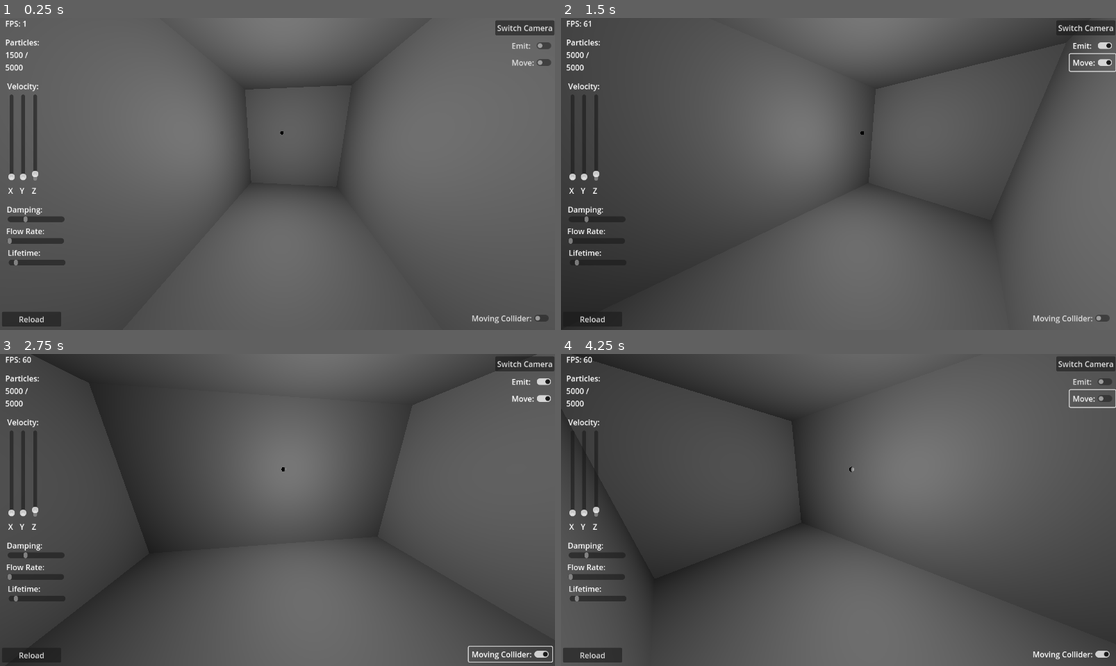
Above: before the commit, frames 1-4 (two rows, left to right).
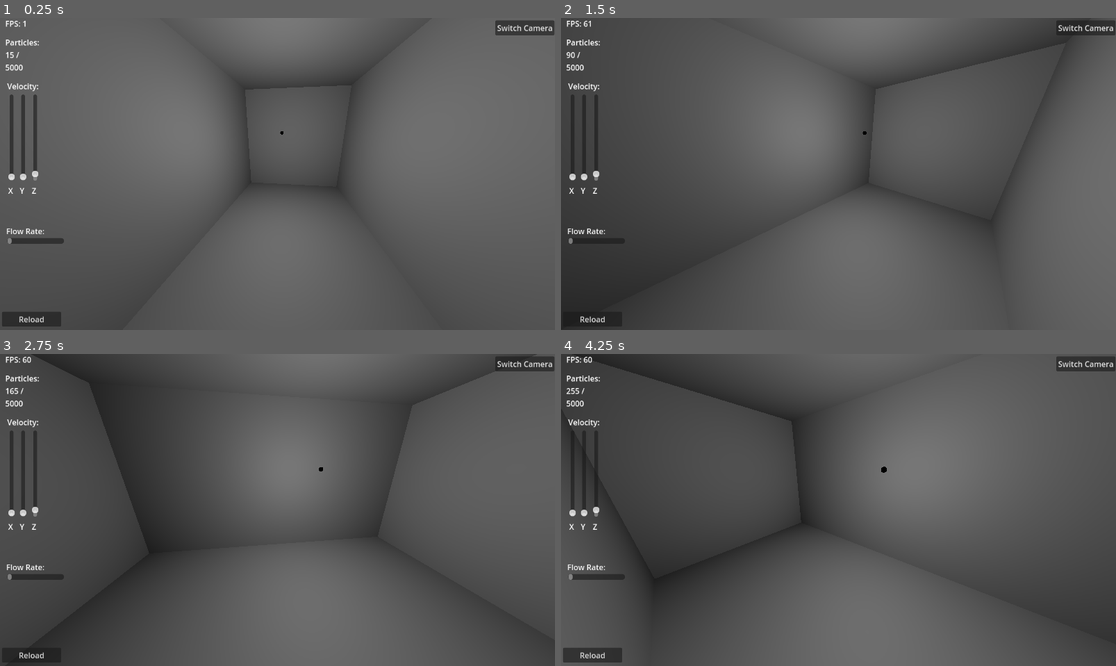
Above: after the commit, the same moments.

Repository: CharlieKnipper/SSFF
Game: Godot game, scene res://main.tscn
The game is run twice, just before and just after one commit, with the same random seed, the same clock (stepped at 60 frames per second) and the same inputs.
Inputs (mouse positions are in pixels of both pictures, inside the frame that each line leads up to):
- Up to frame 1 (0.25 s): no input
- Up to frame 2 (1.5 s): click (1093, 46) at 0.5 s, where only the run before the commit has a clickable "Emit:"; click (1093, 61) at 1.25 s, where only the run before the commit has a clickable "Move:"
- Up to frame 3 (2.75 s): click (510, 653) at 2 s, where only the run before the commit has a clickable "Moving Collider:"
- Up to frame 4 (4.25 s): click (1093, 382) at 2.75 s, where only the run before the commit has a clickable "Emit:"; click (1093, 397) at 3.5 s, where only the run before the commit has a clickable "Move:"

The runs differ from the first frame. In frame 1, 0.8% of the frame differs, in the area x 1-100%, y 7-98%; in frame 2, 0.6%; in frame 3, 0.9%; in frame 4, 1.0%.
Error before the commit: Cannot call method 'texture_create' on a null value. (res://simulator/simulator.gd:165)
Error after the commit: Cannot call method 'texture_create' on a null value. (res://simulator/simulator.gd:168)

Commit message:
Final push

Diff:
--- a/main.tscn
+++ b/main.tscn
@@ -50,12 +50,6 @@
 mesh = SubResource("BoxMesh_0xm2m")
 skeleton = NodePath("../..")
 
-[node name="Wall5" type="MeshInstance3D" parent="Colliders"]
-transform = Transform3D(8.230823, 0, 0, 0, 2.8879578, 0, 0, 0, 0.42112496, 0.3023882, 0.61193085, 0.1805166)
-visible = false
-mesh = SubResource("BoxMesh_0xm2m")
-skeleton = NodePath("../..")
-
 [node name="Wall6" type="MeshInstance3D" parent="Colliders" node_paths=PackedStringArray("controller")]
 transform = Transform3D(1.0813191, 0, 0, 0, 2.9341292, 0, 0, 0, 1.9564394, 0.3023882, 0.61193085, 3.456338)
 visible = false
@@ -104,6 +98,7 @@
 offset_bottom = 40.0
 
 [node name="ToggleEmit" type="CheckButton" parent="UI"]
+visible = false
 layout_mode = 0
 offset_left = 1056.0
 offset_top = 40.0
@@ -112,6 +107,7 @@
 text = "Emit:"
 
 [node name="ToggleMove" type="CheckButton" parent="UI"]
+visible = false
 layout_mode = 0
 offset_left = 1056.0
 offset_top = 75.0
@@ -120,6 +116,7 @@
 text = "Move:"
 
 [node name="ToggleDynamicCollider" type="CheckButton" parent="UI"]
+visible = false
 layout_mode = 0
 offset_left = 973.0
 offset_top = 608.0
@@ -220,6 +217,7 @@
 text = "Z"
 
 [node name="Damping" type="HScrollBar" parent="UI/Parameters"]
+visible = false
 layout_mode = 0
 offset_left = 16.0
 offset_top = 412.0
@@ -257,6 +255,7 @@
 text = "Flow Rate:"
 
 [node name="Lifetime" type="HScrollBar" parent="UI/Parameters"]
+visible = false
 layout_mode = 0
 offset_left = 18.0
 offset_top = 502.0
--- a/simulator/shaders/renderParticles.gdshader
+++ b/simulator/shaders/renderParticles.gdshader
@@ -1,16 +1,14 @@
 shader_type spatial;
-render_mode unshaded, depth_draw_opaque, blend_mix;
+render_mode unshaded, depth_draw_never;
 
 uniform sampler2D vel_texture;
 uniform sampler2D pos_texture;
 uniform int texture_width;
 
-uniform vec4 color : source_color = vec4(0.2, 0.4, 1.0, 1.0);
-
-// const float VELOCITY_THRESHOLD = 20.0; // m/s
-// vec3 velocity_to_color(vec4 v) {
-//     return vec3(v.x*v.x, v.y*v.y, v.z*v.z) / VELOCITY_THRESHOLD;
-// }
+const float VELOCITY_THRESHOLD = 20.0; // m/s
+vec3 velocity_to_color(vec4 v) {
+    return vec3(v.x*v.x, v.y*v.y, v.z*v.z) / VELOCITY_THRESHOLD;
+}
 
 vec2 get_uv_from_id(int id) {
     int x = id % texture_width;
@@ -41,14 +39,60 @@
         VERTEX = pos.xyz;
     }
 
-    POINT_SIZE = 4.0; // Set point size for rendering particles
+    POINT_SIZE = 16.0; // Set point size for rendering particles
 }
 
 void fragment() {
-    if (texture(pos_texture, get_uv_from_id(int(UV.x))).w <= 0.0) {
-        discard; // Do not render dead particles
+    // Sample particle data
+    vec2 uv = get_uv_from_id(int(UV.x));
+    vec4 p = texture(pos_texture, uv);
+    if (p.w <= 0.0) {
+        discard;
+    }
+    vec4 v = texture(vel_texture, uv);
+
+    // POINT_COORD ranges 0..1 over the point sprite — make a circular mask
+    vec2 pc = POINT_COORD - vec2(0.5);
+    float dist = length(pc);
+
+    // Soft circular shape: fully opaque near center, smooth falloff to edge
+    const float INNER_RADIUS = 0.25;
+    const float OUTER_RADIUS = 0.5;
+    float mask = 1.0 - smoothstep(INNER_RADIUS, OUTER_RADIUS, dist);
+    if (mask <= 0.01) {
+        discard; // fully transparent at far edge
     }
 
-    ALBEDO = color.rgb;
-    ALPHA = color.a;
+    // Realistic water base color (slightly blue, mostly transparent)
+    vec3 base_water = vec3(0.04, 0.18, 0.28);
+
+    // Brightness modulated by particle speed for subtle variation
+    float speed = length(v.xyz);
+    float speed_norm = clamp(speed / VELOCITY_THRESHOLD, 0.0, 1.0);
+        float brightness = mix(0.85, 1.05, speed_norm);
+
+    // Slightly brighter, more desaturated center to simulate refraction
+        float center_falloff = pow(mask, 1.6);
+    vec3 center_tint = mix(base_water * 1.05, vec3(0.7, 0.82, 0.95), 0.12);
+    vec3 color = mix(base_water * brightness, center_tint * brightness, center_falloff);
+
+    // Small specular highlight (bright white-ish) near center for wet look
+        float spec = pow(clamp(1.0 - dist / OUTER_RADIUS, 0.0, 1.0), 28.0);
+        vec3 spec_tone = vec3(0.9, 0.95, 1.0);
+        vec3 spec_color = spec_tone * (0.3 + 0.4 * speed_norm) * spec;
+
+    // Top-lit sheen: particles catch light from above — stronger near top of the sprite
+    float top_light = smoothstep(-0.5, -0.05, pc.y); // pc.y is negative at top
+        vec3 top_tint = vec3(0.75, 0.9, 1.0) * 0.12 * top_light;
+
+    // Compose final color with specular and top tint
+    vec3 final_color = color + spec_color + top_tint;
+
+        // Alpha: denser in the center, softer at edges; reduce overall alpha so droplets are more transparent
+        ALBEDO = final_color;
+        ALPHA = clamp(mask * 0.40 + spec * 0.20, 0.0, 1.0);
+
+    // Slight emission to make droplets pop in an unshaded material
+        // Reduced emission to avoid overly white/glowing droplets
+        EMISSION = final_color * (mask * 0.20 + spec * 0.10);
 }
--- a/simulator/simulator.gd
+++ b/simulator/simulator.gd
@@ -4,10 +4,10 @@
 @export var num_particles := 5000
 @export var gravity := Vector3(0, -9.81, 0)
 @export var damping := -0.7
-@export var flow_rate := 100
+@export var flow_rate := 1
 @export var lifetime := 10.0
 @export var mass := 1.0
-@export var viscosity := 0.1
+@export var viscosity := 10.0
 @export var gas_constant := 200.0
 @export var rest_density := 1000.0
 # SPH parameters
@@ -20,6 +20,9 @@
 @export var initial_velocity := Vector3(0.0, 0.0, 1.0)
 @export var max_colliders := 50
 @export var reload_controller : Button
+@export var particle_distance := 0.1
+@export var separation_strength := 1.0
+@export var separation_iters := 2
 
 ## Demo variables
 var particles_spawned := 0
@@ -317,6 +320,16 @@
 	m.mesh = arr_mesh
 	m.material_override = particle_mat
 	m.global_transform = Transform3D.IDENTITY # Ensure the mesh has an identity global transform so world space vertex coords map correctly
+
+	# Try to increase render priority so the particle mesh isn't clipped by other geometry.
+	# This is a guarded attempt: if the API exists on this engine/version it will be used,
+	# otherwise it will safely be skipped. The shader also disables depth testing/draw so
+	# particles reliably render on top.
+	if m.has_method("set_render_priority"):
+		m.set_render_priority(1000)
+	elif m.has_method("set_z_index"):
+		m.set_z_index(1000)
+
 	get_tree().root.add_child.call_deferred(m)
 
 	# Connect to UI elements
@@ -446,7 +459,7 @@
 func _pack_push_constants(delta) -> PackedByteArray:
 	## Set push constants
 	var pc := PackedFloat32Array()
-	pc.resize(24) # This needs to be a multiple of 16 bytes; each float is 4 bytes (see below)
+	pc.resize(28) # This needs to be a multiple of 16 bytes; each float is 4 bytes (see below)
 	# gravity (vec3)
 	pc[0] = gravity.x
 	pc[1] = gravity.y
@@ -483,6 +496,12 @@
 	pc[19] = gas_constant
 	# pressure rest density (float)
 	pc[20] = rest_density
+	# particle separation distance (float)
+	pc[21] = particle_distance
+	# separation strength (float)
+	pc[22] = separation_strength
+	# separation iterations (int as float)
+	pc[23] = float(separation_iters)
 	# (padding — vulkan word-aligns push constants)
 	#pc[...] = 0.0
 
Not shown, changed: simulator/compute_shaders/fillGrid.glsl
Not shown, changed: simulator/compute_shaders/resetCount.glsl
Not shown, changed: simulator/compute_shaders/solveDensity.glsl
Not shown, changed: simulator/compute_shaders/updatePosition.glsl
